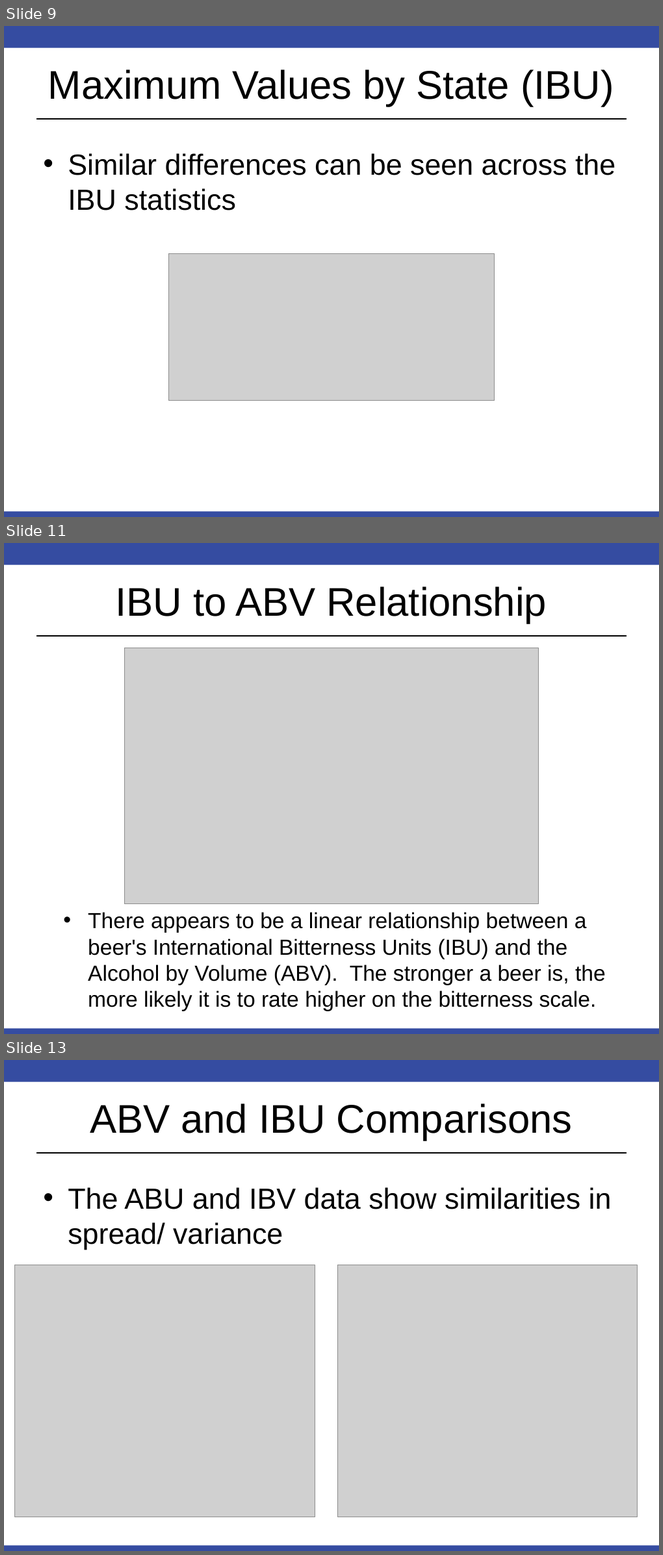
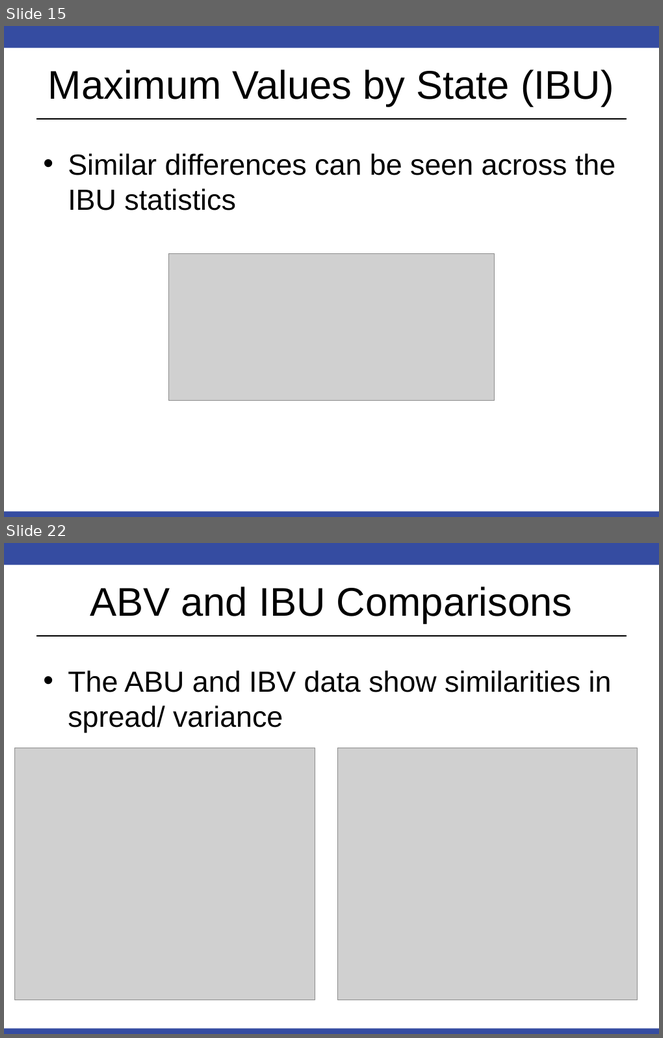
Before and after one commit to RobinsonCW/USWildfireAnalysis, a slide deck: presentation/DS7346_Cloud_Computing_Presentation.pptx. Shown one above the other, each under a label of ours: slides 9, 11 and 13 before the commit, slides 15 and 22 after it; the slides between them are not shown. The pictures are 663x1555 and 663x1038 pixels, drawn with LibreOffice and Linux fonts; fonts in the diff are those of the drawing; grey boxes stand for pictures. Boxes give left, top, right and bottom in pixels: in the first picture for what was removed or moved away, otherwise in the second. Text is boxed around its words. In the diff, an @@ line names an element or a change of style, - is before the commit and + after.

```diff
--- a/presentation/DS7346_Cloud_Computing_Presentation.pptx
+++ b/presentation/DS7346_Cloud_Computing_Presentation.pptx
@@ slide 11 removed at <box>4,543,659,1034</box>, background #FFFFFF; not listed: 3 template elements that a slide beside it also shows @@
@@ title removed at <box>116,587,547,624</box> @@
-IBU to ABV Relationship
@@ picture removed at <box>124,648,539,904</box> @@
@@ text removed at <box>88,912,606,1012</box> @@
-• There appears to be a linear relationship between a beer's International Bitterness Units (IBU) and the Alcohol by Volume (ABV). The stronger a beer is, the more likely it is to rate higher on the bitterness scale.
@@ what was slide 9 is now slide 15 @@
@@ what was slide 13 is now slide 22 @@
```
Also in this commit, not shown: 13 slides added, 4 other slides removed.
